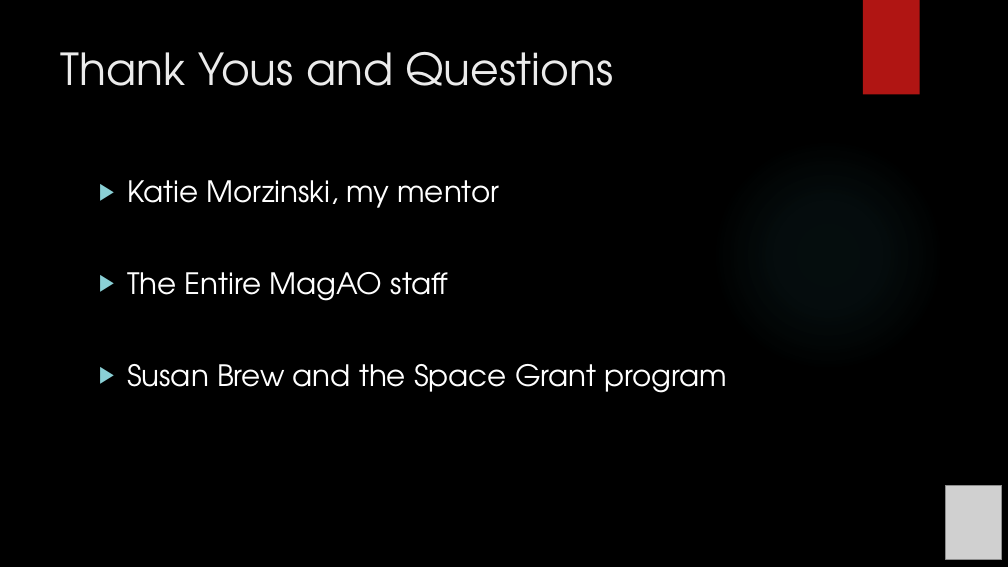
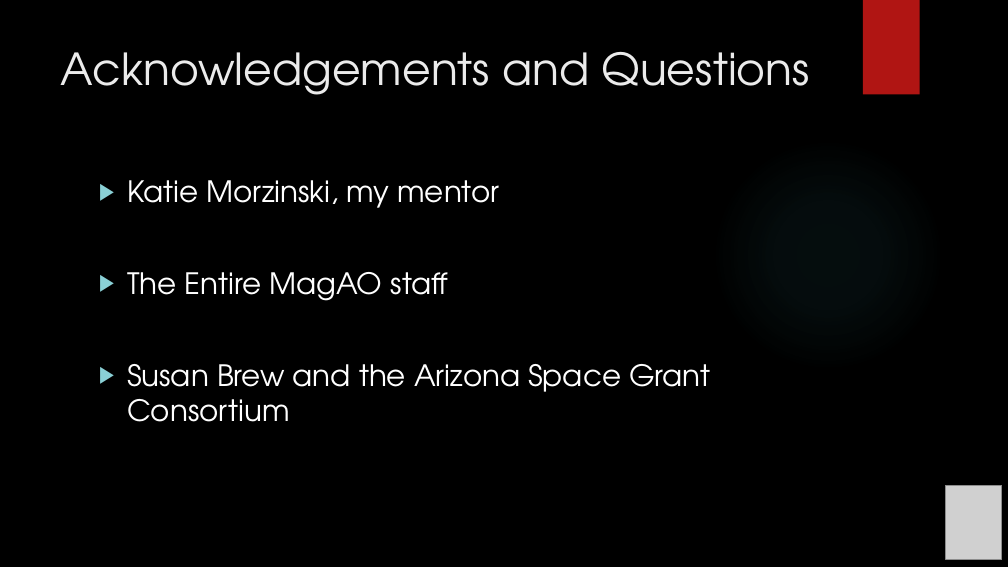
Before and after one commit to exoworlds/clio2016-2017, a slide deck: slide 10 of notes/symposium_presentation.pptx. Drawn at 1008x567 pixels with LibreOffice and Linux fonts; fonts in the diff are those of the drawing; grey boxes stand for pictures; background and template pictures are left out. Boxes give left, top, right and bottom in pixels: in the first picture for what was removed or moved away, otherwise in the second. Text is boxed around its words. In the diff, an @@ line names an element or a change of style, - is before the commit and + after.

```diff
--- a/notes/symposium_presentation.pptx
+++ b/notes/symposium_presentation.pptx
@@ title at [61, 52, 810, 95]: text changed @@
-Thank Yous and Questions
+Acknowledgements and Questions
@@ text at [127, 364, 710, 422]: text changed @@
-▶ Susan Brew and the Space Grant program
+▶ Susan Brew and the Arizona Space Grant Consortium
```
Also in this commit, not shown: 5 other slides changed, 1 other file.
